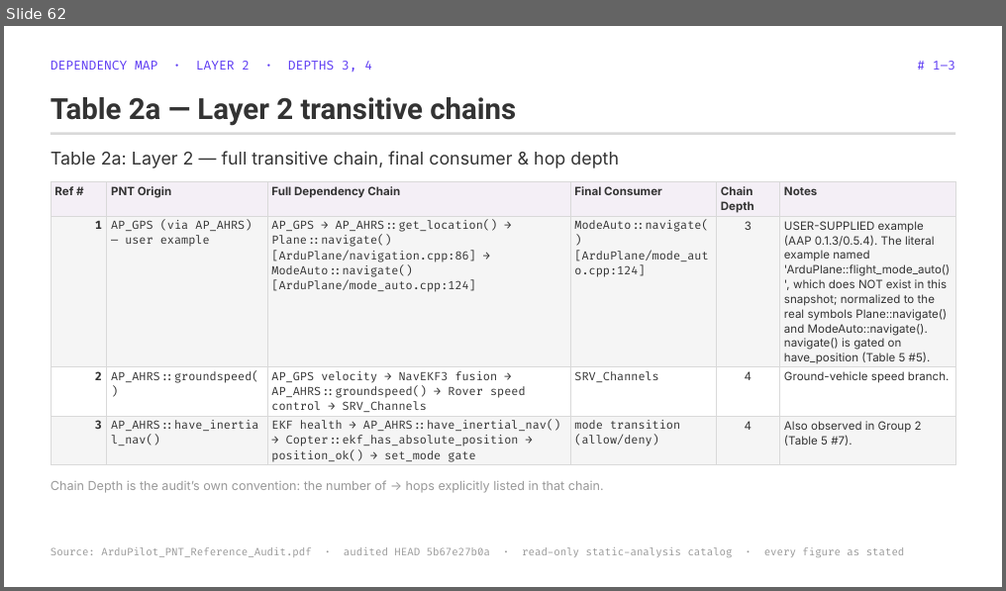
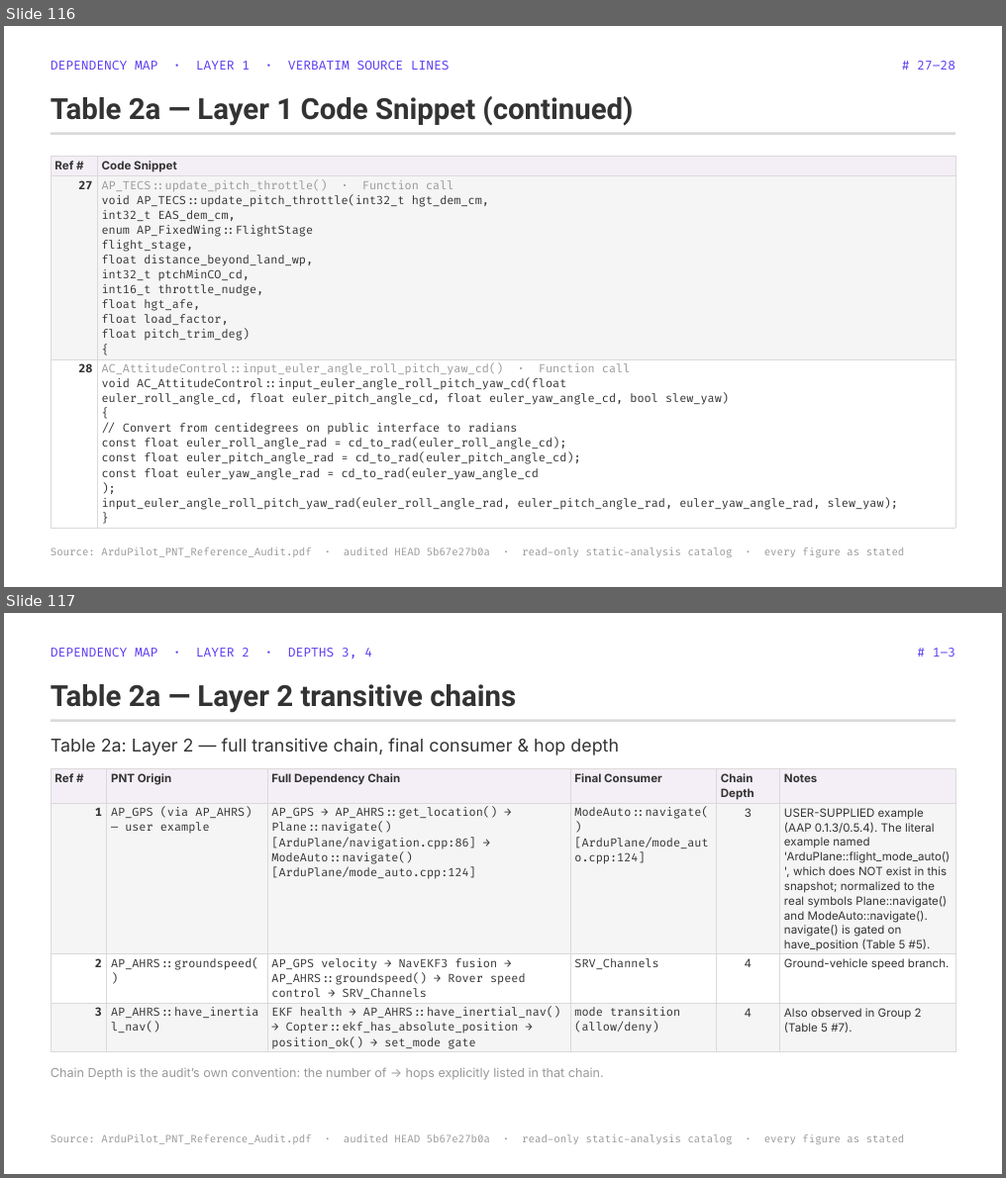
Before and after one commit to blitzy-public-samples/ardupilot-blitzy, a slide deck: blitzy/presentations/ArduPilot_PNT_Reference_Audit_Full_Findings.pptx. Shown one above the other, each under a label of ours: slide 62 before the commit, slides 116 and 117 after it. The pictures are 1006x591 and 1006x1178 pixels, drawn with LibreOffice and Linux fonts; fonts in the diff are those of the drawing. Boxes give left, top, right and bottom in pixels: in the first picture for what was removed or moved away, otherwise in the second. Text is boxed around its words. In the diff, an @@ line names an element or a change of style, - is before the commit and + after.

```diff
--- a/blitzy/presentations/ArduPilot_PNT_Reference_Audit_Full_Findings.pptx
+++ b/blitzy/presentations/ArduPilot_PNT_Reference_Audit_Full_Findings.pptx
@@ slide 116 added at (4, 26, 1002, 587), background #FFFFFF @@
@@ text added at (51, 61, 450, 70), 12 pt, text #5B39F3 @@
+DEPENDENCY MAP · LAYER 1 · VERBATIM SOURCE LINES
@@ text added at (917, 61, 955, 70), 12 pt, text #5B39F3 @@
+# 27–28
@@ text added at (51, 96, 633, 126), 28 pt, text #333333, bold @@
+Table 2a — Layer 1 Code Snippet (continued)
@@ rectangle added at (51, 132, 955, 135), fill #D9D9D9 @@
@@ table added at (51, 157, 955, 522), 3 rows, 2 columns @@
+Ref # | Code Snippet
+27 | AP_TECS::update_pitch_throttle() · Function call / void AP_TECS::update_pitch_throttle(int32_t hgt_dem_cm, / int32_t EAS_dem_cm, / enum AP_FixedWing::FlightStage / flight_stage, / float distance_beyond_land_wp, / int32_t ptchMinCO_cd, / int16_t throttle_nudge, / float hgt_afe, / float load_factor, / float pitch_trim_deg) / {
+28 | AC_AttitudeControl::input_euler_angle_roll_pitch_yaw_cd() · Function call / void AC_AttitudeControl::input_euler_angle_roll_pitch_yaw_cd(float / euler_roll_angle_cd, float euler_pitch_angle_cd, float euler_yaw_angle_cd, bool slew_yaw) / { / // Convert from centidegrees on public interface to radians / const float euler_roll_angle_rad = cd_to_rad(euler_roll_angle_cd); / const float euler_pitch_angle_rad = cd_to_rad(euler_pitch_angle_cd); / const float euler_yaw_angle_rad = cd_to_rad(euler_yaw_angle_cd / ); / input_euler_angle_roll_pitch_yaw_rad(euler_roll_angle_rad, euler_pitch_angle_rad, euler_yaw_angle_rad, slew_yaw); / }
@@ text added at (51, 548, 905, 558), 10 pt, text #999999 @@
+Source: ArduPilot_PNT_Reference_Audit.pdf · audited HEAD 5b67e27b0a · read-only static-analysis catalog · every figure as stated
@@ what was slide 62 is now slide 117 @@
```
Also in this commit, not shown: 1 slide changed, 102 other slides added, 4 slides removed.
